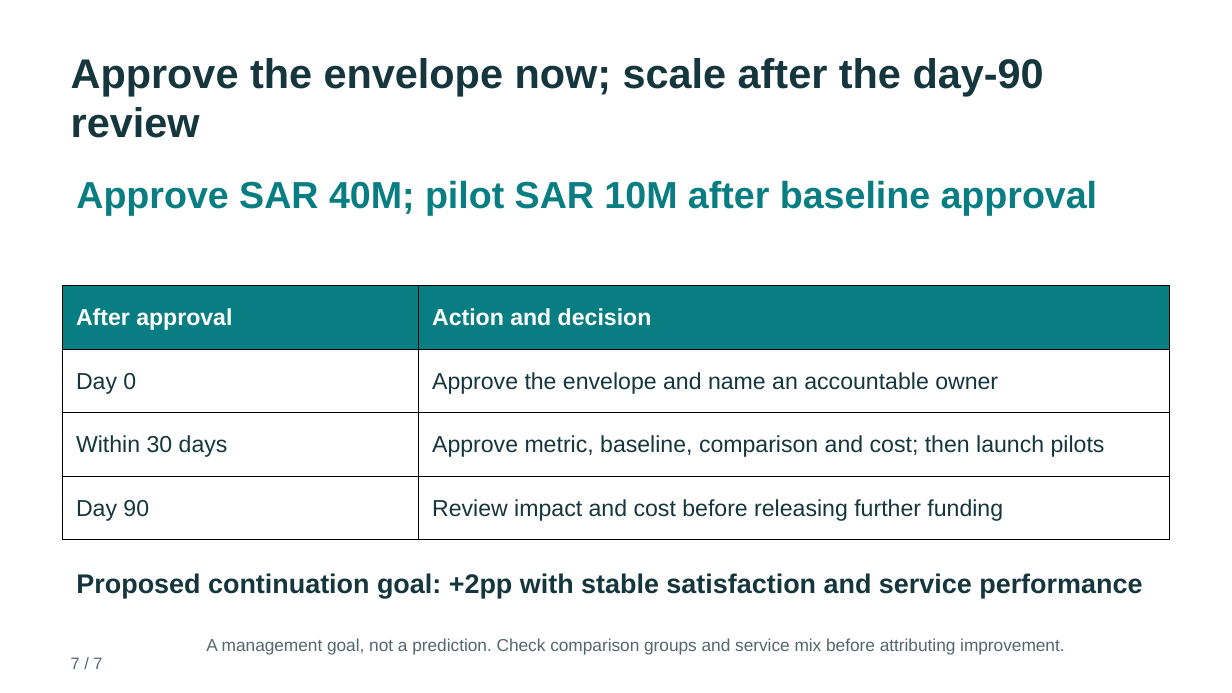
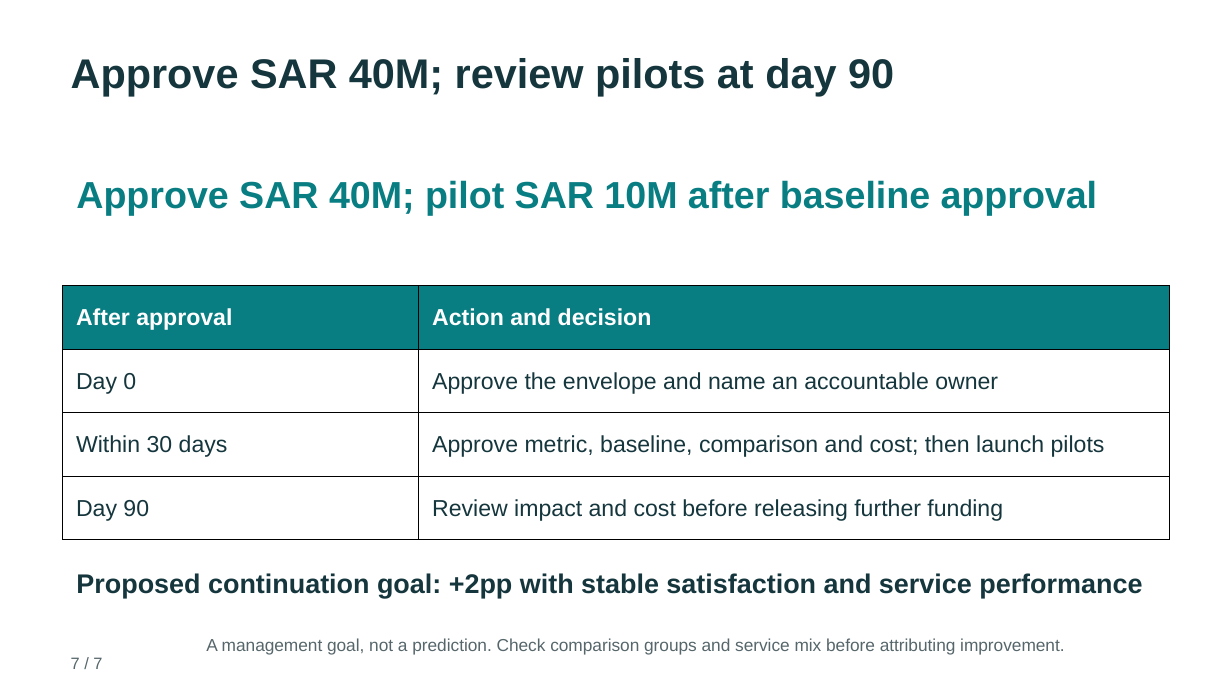
Before and after one commit to c3bod/sdaia-storytelling-tayseer-capstone, a slide deck: slide 7 of deliverables/Tayseer_Executive_Story_Final.pptx. Drawn at 1232x693 pixels with LibreOffice and Linux fonts; fonts in the diff are those of the drawing. Boxes give left, top, right and bottom in pixels: in the first picture for what was removed or moved away, otherwise in the second. Text is boxed around its words. In the diff, an @@ line names an element or a change of style, - is before the commit and + after.

```diff
--- a/deliverables/Tayseer_Executive_Story_Final.pptx
+++ b/deliverables/Tayseer_Executive_Story_Final.pptx
@@ text at bbox=[71, 58, 894, 96]: text changed @@
-Approve the envelope now; scale after the day-90 review
+Approve SAR 40M; review pilots at day 90
```
Also in this commit, not shown: 1 other slide changed, 17 other files.
